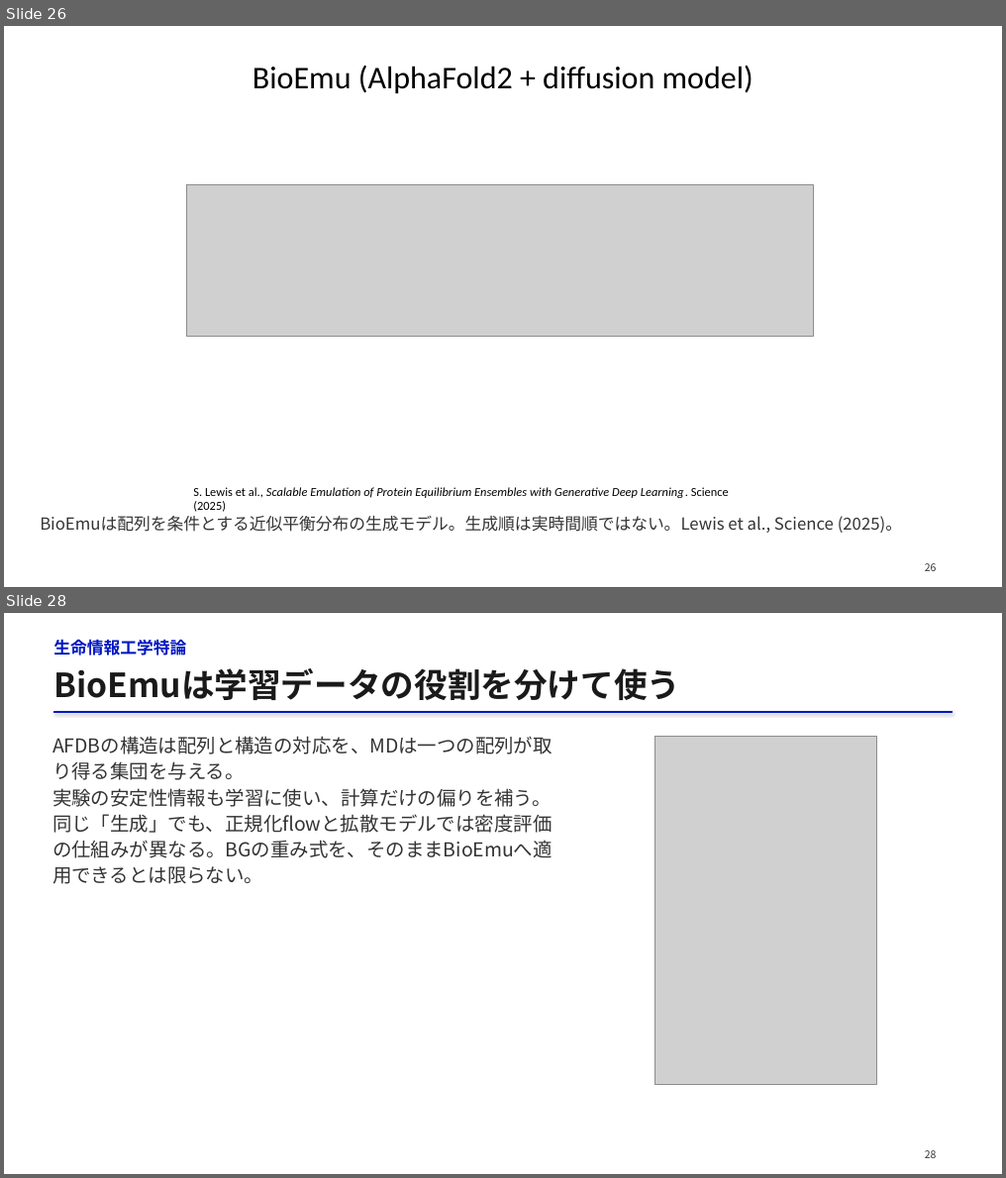
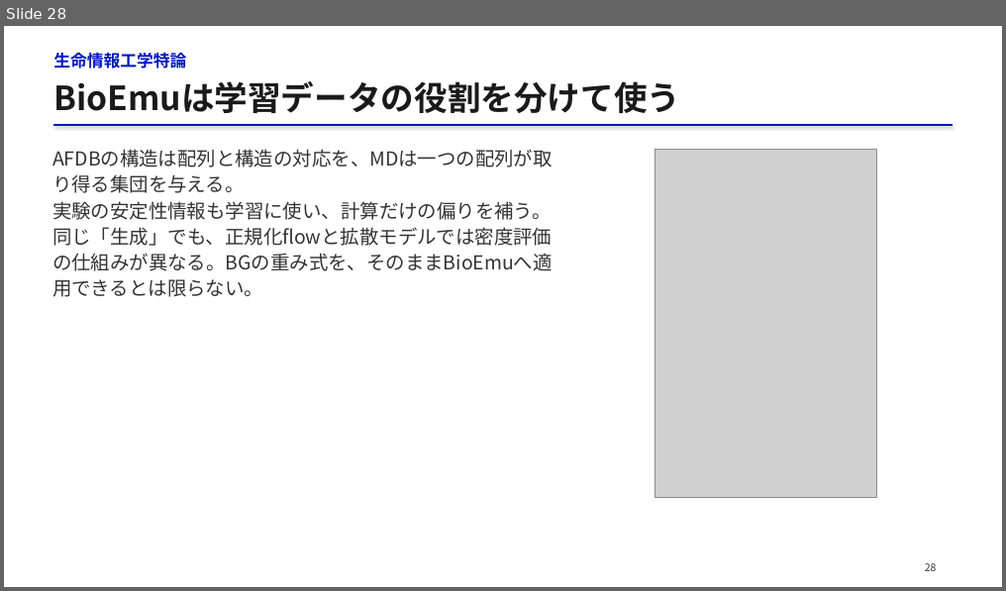
Before and after one commit to matsunagalab/lecture_bioinfo, a slide deck: 13_構造集団を生成するAI/13_構造集団を生成するAI.pptx. Shown one above the other, each under a label of ours: slides 26 and 28 before the commit, slide 28 after it; the slides between them are not shown. The pictures are 1006x1178 and 1006x591 pixels, drawn with LibreOffice and Linux fonts; fonts in the diff are those of the drawing; grey boxes stand for pictures. Boxes give left, top, right and bottom in pixels: in the first picture for what was removed or moved away, otherwise in the second. Text is boxed around its words. In the diff, an @@ line names an element or a change of style, - is before the commit and + after.

Commit message:
第13回の研究図と生成分布の説明を改善

```diff
--- a/13_構造集団を生成するAI/13_構造集団を生成するAI.pptx
+++ b/13_構造集団を生成するAI/13_構造集団を生成するAI.pptx
@@ slide 26 removed at [4,26,1002,587], background #FFFFFF @@
@@ title removed at [252,65,753,93] @@
-BioEmu (AlphaFold2 + diffusion model)
@@ picture removed at [186,184,813,336] @@
@@ text removed at [193,487,729,512] @@
-S. Lewis et al., Scalable Emulation of Protein Equilibrium Ensembles with Generative Deep Learning. Science (2025)
@@ text removed at [40,516,902,533] @@
-BioEmuは配列を条件とする近似平衡分布の生成モデル。生成順は実時間順ではない。Lewis et al., Science (2025)。
@@ text removed at [925,564,937,571] @@
-26
```
Also in this commit, not shown: 13 slides changed, 10 slides added, 9 other slides removed, 2 other files.
